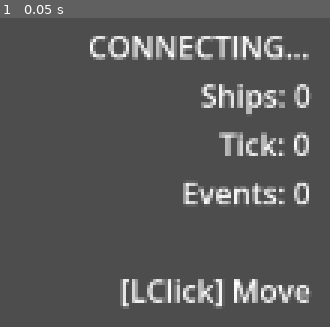
Above: before the commit, frame 1.
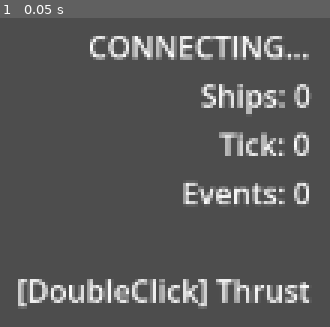
Above: after the commit, the same moment.

Repository: naoki-cpp/Dawn
Game: Godot game, scene res://scenes/main.tscn
The game is run twice, just before and just after one commit, with the same random seed, the same clock (stepped at 60 frames per second) and the same inputs.
Inputs:
- Up to frame 1 (0.05 s): no input

The runs differ from the first frame. In frame 1, 4.5% of the frame differs, in the area x 5-94%, y 84-95%.

Commit message:
feat(cycle2): acceleration-based space physics + orbit camera (83/83 tests pass)

Diff:
--- a/client/scripts/camera_controller.gd
+++ b/client/scripts/camera_controller.gd
@@ -3,62 +3,89 @@
 ## プレイヤー船を追従するストラテジックカメラ。
 ##
 ## 操作:
-##   マウスホイール : ズームイン / ズームアウト
-##   中ボタンドラッグ: 水平方向パン
-##   右ドラッグ     : 軌道回転（将来拡張用、現在は仰角固定）
+##   左ボタンドラッグ : カメラを軌道回転（ターゲット中心）
+##   マウスホイール   : ズームイン / ズームアウト
 
 extends Camera3D
 
 # ── 設定 ─────────────────────────────────────────────────────────────────────
 
-## 追従オフセット（プレイヤー船の位置からの相対座標）
-@export var follow_offset   : Vector3 = Vector3(0.0, 1200.0, 1800.0)
-## 追従の滑らかさ（大きいほど即座に追従）
-@export var follow_speed    : float   = 4.0
-## ズーム最小距離
-@export var zoom_min        : float   = 300.0
-## ズーム最大距離
-@export var zoom_max        : float   = 8000.0
-## 1 ステップあたりのズーム量
-@export var zoom_step       : float   = 200.0
+@export var follow_speed   : float = 4.0    ## 追従補間速さ
+@export var zoom_min       : float = 300.0
+@export var zoom_max       : float = 8000.0
+@export var zoom_step      : float = 250.0
+@export var orbit_speed    : float = 0.005  ## ドラッグ 1px あたりの回転量（rad）
+@export var pitch_min_deg  : float = 10.0   ## 仰角の最小（地平より下に行かない）
+@export var pitch_max_deg  : float = 85.0   ## 仰角の最大（真上）
 
 # ── 内部状態 ─────────────────────────────────────────────────────────────────
 
-var _target_node  : Node3D = null   ## 追従ターゲット（プレイヤー船）
-var _target_pos   : Vector3 = Vector3.ZERO
-var _zoom_distance: float  = 0.0    ## オフセットのスカラー倍率
+var _target_node    : Node3D  = null
+var _target_pos     : Vector3 = Vector3.ZERO
+var _zoom_distance  : float   = 1800.0
+var _yaw            : float   = 0.0    ## 水平回転（rad）
+var _pitch          : float   = deg_to_rad(35.0)  ## 仰角（rad）
+var _dragging       : bool    = false
+var _drag_start     : Vector2 = Vector2.ZERO
+
+# ── ライフサイクル ────────────────────────────────────────────────────────────
 
 func _ready() -> void:
-	_zoom_distance = follow_offset.length()
+	pass
 
 func _process(delta: float) -> void:
 	if _target_node != null and is_instance_valid(_target_node):
 		_target_pos = _target_node.global_position
 
-	var desired: Vector3 = _target_pos + _get_scaled_offset()
+	var desired: Vector3 = _target_pos + _orbit_offset()
 	global_position = global_position.lerp(desired, follow_speed * delta)
 	look_at(_target_pos, Vector3.UP)
 
 func _unhandled_input(event: InputEvent) -> void:
+	# ── ホイールズーム ────────────────────────────────────────────────────────
 	if event is InputEventMouseButton:
 		var mb: InputEventMouseButton = event as InputEventMouseButton
 		if mb.pressed:
 			if mb.button_index == MOUSE_BUTTON_WHEEL_UP:
 				_zoom_distance = maxf(_zoom_distance - zoom_step, zoom_min)
+				get_viewport().set_input_as_handled()
 			elif mb.button_index == MOUSE_BUTTON_WHEEL_DOWN:
 				_zoom_distance = minf(_zoom_distance + zoom_step, zoom_max)
+				get_viewport().set_input_as_handled()
+			elif mb.button_index == MOUSE_BUTTON_LEFT:
+				_dragging   = true
+				_drag_start = mb.position
+				get_viewport().set_input_as_handled()
+		else:
+			if mb.button_index == MOUSE_BUTTON_LEFT:
+				_dragging = false
+
+	# ── 左ドラッグで軌道回転 ─────────────────────────────────────────────────
+	elif event is InputEventMouseMotion and _dragging:
+		var mm: InputEventMouseMotion = event as InputEventMouseMotion
+		_yaw   -= mm.relative.x * orbit_speed
+		_pitch  = clampf(_pitch - mm.relative.y * orbit_speed,
+		                 deg_to_rad(pitch_min_deg),
+		                 deg_to_rad(pitch_max_deg))
+		get_viewport().set_input_as_handled()
 
 # ── 公開 API ──────────────────────────────────────────────────────────────────
 
-## 追従ターゲットを設定する。
 func set_target(node: Node3D) -> void:
 	_target_node = node
 	if node != null:
-		_target_pos = node.global_position
-		global_position = _target_pos + _get_scaled_offset()
+		_target_pos     = node.global_position
+		global_position = _target_pos + _orbit_offset()
+
+## ドラッグ中かどうかを返す（main.gd がクリック判定に使う）
+func is_dragging() -> bool:
+	return _dragging
 
 # ── 内部 ─────────────────────────────────────────────────────────────────────
 
-func _get_scaled_offset() -> Vector3:
-	var dir: Vector3 = follow_offset.normalized()
-	return dir * _zoom_distance
+func _orbit_offset() -> Vector3:
+	## 球座標 → 直交座標
+	var x: float = _zoom_distance * cos(_pitch) * sin(_yaw)
+	var y: float = _zoom_distance * sin(_pitch)
+	var z: float = _zoom_distance * cos(_pitch) * cos(_yaw)
+	return Vector3(x, y, z)
--- a/client/scripts/main.gd
+++ b/client/scripts/main.gd
@@ -1,37 +1,44 @@
 ## main.gd
 ##
 ## メインシーンのルートスクリプト。
-## Connection からのイベントを受け取り、Ship ノードの生成・更新・削除を行う。
 ##
-## Cycle 2 追加:
-##   - 最初に Spawn した Ship を「プレイヤー船」として扱う
-##   - 左クリックで MoveCommand を送信（Y=0 平面へのレイキャスト）
-##   - カメラをプレイヤー船に追従させる
+## Cycle 2:
+##   - 左ドラッグ中はカメラ回転（クリックと区別）
+##   - 左ダブルクリック → MoveCommand（加速度ベクトルを設定）
+##   - 最初の Ship をプレイヤー船に指定 → set_player_ship シグナルをサーバーへ送信
+##   - プレイヤー船はオレンジ色で表示
 
 extends Node
 
 # ── ノード参照 ────────────────────────────────────────────────────────────────
 
-@onready var _connection  : Node              = $Connection
-@onready var _ships_root  : Node3D            = $World/Ships
-@onready var _stats_label : Label             = $HUD/StatsLabel
-@onready var _camera      : Camera3D          = $World/Camera3D
-@onready var _move_marker : Node3D            = $World/MoveMarker
+@onready var _connection  : Node    = $Connection
+@onready var _ships_root  : Node3D  = $World/Ships
+@onready var _stats_label : Label   = $HUD/StatsLabel
+@onready var _camera      : Camera3D = $World/Camera3D
+@onready var _move_marker : Node3D  = $World/MoveMarker
 
 # ── 定数 ─────────────────────────────────────────────────────────────────────
 
-const SHIP_SCENE := preload("res://scenes/ship.tscn")
-
-# ── マテリアル（プレイヤー船ハイライト） ─────────────────────────────────────
+const SHIP_SCENE  := preload("res://scenes/ship.tscn")
+const WORLD_SCALE : float = 0.1   ## サーバー座標 ↔ Godot 座標の変換係数
+
+# ── マテリアル ────────────────────────────────────────────────────────────────
 
 var _player_material : StandardMaterial3D = null
 
 # ── 内部状態 ─────────────────────────────────────────────────────────────────
 
-var _ships           : Dictionary = {}  ## ship_id(int) → Node3D
-var _player_ship_id  : int        = -1  ## -1 = 未設定
+var _ships           : Dictionary = {}
+var _player_ship_id  : int        = -1
 var _event_count     : int        = 0
 var _current_tick    : int        = 0
+
+## ダブルクリック検出用
+var _last_click_time  : float  = -1.0
+var _last_click_pos   : Vector2 = Vector2.ZERO
+const DOUBLE_CLICK_SEC: float  = 0.4   ## この秒数以内の2回クリックをダブルクリックと判定
+const DOUBLE_CLICK_PX : float  = 10.0  ## この画素以内
 
 # ── ライフサイクル ────────────────────────────────────────────────────────────
 
@@ -47,8 +54,56 @@
 func _unhandled_input(event: InputEvent) -> void:
 	if event is InputEventMouseButton:
 		var mb: InputEventMouseButton = event as InputEventMouseButton
+		## カメラのドラッグ判定は camera_controller 側で行う。
+		## ここではダブルクリック（左ボタン・非ドラッグ）のみ処理する。
 		if mb.pressed and mb.button_index == MOUSE_BUTTON_LEFT:
-			_on_left_click(mb.position)
+			_check_double_click(mb.position)
+
+# ── ダブルクリック判定 ────────────────────────────────────────────────────────
+
+func _check_double_click(pos: Vector2) -> void:
+	var now: float = Time.get_ticks_msec() / 1000.0
+	var dt : float = now - _last_click_time
+	var dp : float = pos.distance_to(_last_click_pos)
+
+	if dt < DOUBLE_CLICK_SEC and dp < DOUBLE_CLICK_PX:
+		## ドラッグ中のダブルクリックは無視
+		if not (_camera as Node).call("is_dragging") as bool:
+			_on_double_click(pos)
+		_last_click_time = -1.0  ## リセット（3回目を別のダブルクリックにしない）
+	else:
+		_last_click_time = now
+		_last_click_pos  = pos
+
+# ── ダブルクリック → MoveCommand ──────────────────────────────────────────────
+
+func _on_double_click(screen_pos: Vector2) -> void:
+	if _player_ship_id < 0:
+		return
+
+	## プレイヤー船の現在 Y を取得してレイキャスト平面に使う
+	var player_y: float = 0.0
+	if _ships.has(_player_ship_id):
+		player_y = (_ships[_player_ship_id] as Node3D).global_position.y
+
+	var ray_origin : Vector3 = _camera.project_ray_origin(screen_pos)
+	var ray_dir    : Vector3 = _camera.project_ray_normal(screen_pos)
+
+	if absf(ray_dir.y) < 0.001:
+		return
+
+	## Y = player_y 平面との交点
+	var t        : float   = (player_y - ray_origin.y) / ray_dir.y
+	var world_pos: Vector3 = ray_origin + ray_dir * t
+
+	## Godot 座標 → サーバー座標
+	var server_pos: Vector3 = Vector3(
+		world_pos.x / WORLD_SCALE,
+		world_pos.y / WORLD_SCALE,
+		-world_pos.z / WORLD_SCALE,
+	)
+	_connection.send_move_command(_player_ship_id, server_pos)
+	_show_move_marker(world_pos)
 
 # ── イベントハンドラ ──────────────────────────────────────────────────────────
 
@@ -64,34 +119,6 @@
 	if not connected:
 		_clear_all_ships()
 
-# ── 左クリック → MoveCommand ──────────────────────────────────────────────────
-
-func _on_left_click(screen_pos: Vector2) -> void:
-	if _player_ship_id < 0:
-		return
-
-	## カメラレイを Y=0 平面と交差させる
-	var ray_origin : Vector3 = _camera.project_ray_origin(screen_pos)
-	var ray_dir    : Vector3 = _camera.project_ray_normal(screen_pos)
-
-	## Y=0 との交点: origin.y + t * dir.y = 0 → t = -origin.y / dir.y
-	if absf(ray_dir.y) < 0.001:
-		return  ## カメラが水平方向を向いている（ゼロ除算回避）
-
-	var t         : float   = -ray_origin.y / ray_dir.y
-	var world_pos : Vector3 = ray_origin + ray_dir * t
-
-	## Godot 座標系 → サーバー座標系（WORLD_SCALE 逆変換 + Z 反転）
-	var server_pos: Vector3 = Vector3(
-		world_pos.x / 0.1,
-		world_pos.y / 0.1,
-		-world_pos.z / 0.1,
-	)
-	_connection.send_move_command(_player_ship_id, server_pos)
-
-	## 移動先マーカーを表示
-	_show_move_marker(world_pos)
-
 # ── ドメインイベント処理 ──────────────────────────────────────────────────────
 
 func _handle_ship_spawned(p: Dictionary) -> void:
@@ -117,6 +144,8 @@
 		_player_ship_id = ship_id
 		_apply_player_material(ship)
 		_camera.call("set_target", ship)
+		## サーバーにプレイヤー船を通知（ORIGIN = set_player_ship シグナル）
+		_connection.send_move_command(ship_id, Vector3.ZERO)
 		print("[Main] player ship: %d" % ship_id)
 
 func _handle_ship_moved(p: Dictionary) -> void:
@@ -150,10 +179,9 @@
 # ── HUD ───────────────────────────────────────────────────────────────────────
 
 func _update_hud() -> void:
-	var connected: bool = _connection.is_connected_to_server()
-	var status: String  = "ONLINE" if connected else "CONNECTING..."
+	var status: String = "ONLINE" if _connection.is_connected_to_server() else "CONNECTING..."
 	_stats_label.text = (
-		"%s\nShips: %d\nTick: %d\nEvents: %d\n\n[LClick] Move"
+		"%s\nShips: %d\nTick: %d\nEvents: %d\n\n[DoubleClick] Thrust"
 		% [status, _ships.size(), _current_tick, _event_count]
 	)
 
@@ -170,11 +198,11 @@
 
 func _build_player_material() -> void:
 	_player_material = StandardMaterial3D.new()
-	_player_material.albedo_color           = Color(1.0, 0.5, 0.1, 1)
-	_player_material.metallic               = 0.9
-	_player_material.roughness              = 0.2
-	_player_material.emission_enabled       = true
-	_player_material.emission               = Color(1.0, 0.3, 0.0, 1)
+	_player_material.albedo_color               = Color(1.0, 0.5, 0.1, 1)
+	_player_material.metallic                   = 0.9
+	_player_material.roughness                  = 0.2
+	_player_material.emission_enabled           = true
+	_player_material.emission                   = Color(1.0, 0.3, 0.0, 1)
 	_player_material.emission_energy_multiplier = 1.5
 
 func _apply_player_material(ship: Node3D) -> void:
@@ -186,7 +214,6 @@
 	if _move_marker != null and is_instance_valid(_move_marker):
 		_move_marker.global_position = world_pos
 		_move_marker.visible = true
-		## 少し経ったら消す
 		get_tree().create_timer(1.5).timeout.connect(
 			func() -> void:
 				if is_instance_valid(_move_marker):
Not shown, changed: crates/dawn-ecs/src/components/mod.rs
Not shown, changed: crates/dawn-ecs/src/components/movement.rs
Not shown, changed: crates/dawn-ecs/src/lib.rs
Not shown, changed: crates/dawn-ecs/src/systems/movement.rs
Not shown, changed: crates/dawn-ecs/src/world.rs
Not shown, changed: crates/dawn-simulation/src/main.rs
Not shown, changed: crates/dawn-simulation/src/node.rs
